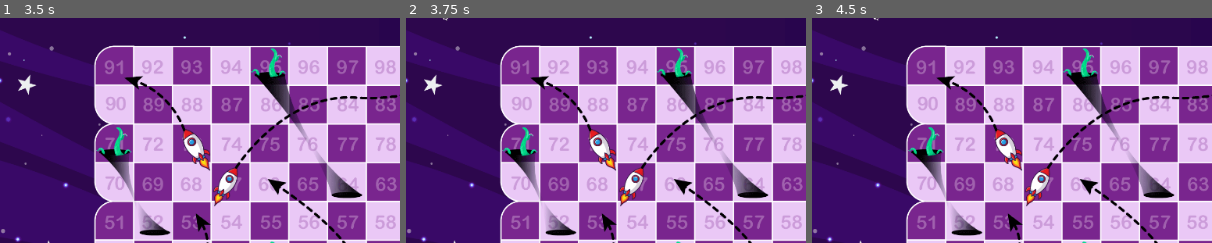
Above: before the commit, frames 1-3 (left to right).
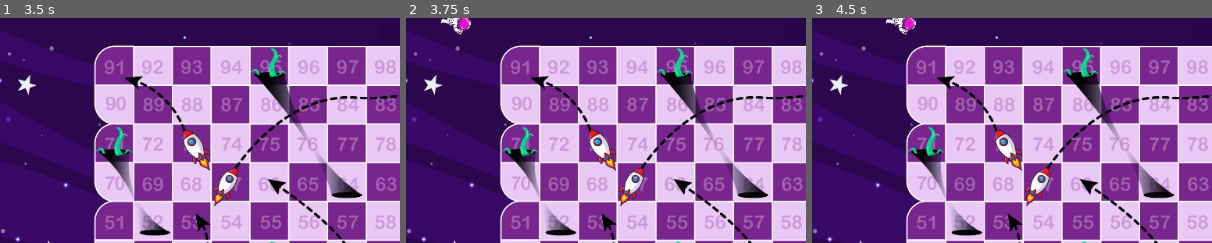
Above: after the commit, the same moments.

Repository: carrilloycardenas/Carrera-espacial
Game: Godot game, scene res://tablero/tablero.tscn
Two runs of this game, one before a commit and one after it. Both use one fixed random seed, a clock stepped at 60 frames per second and the inputs below. The project has no main scene, so this scene is started directly.
Inputs (mouse positions are % of the whole screen's width and height, from its top left):
- Up to frame 1 (3.5 s): click (81, 91) at 0.5 s; click (86, 9) at 1.25 s; click (80, 9) at 2 s; tap Enter at 2.75 s; hold Right (ui_right) from 2.78 s (still down)
- Up to frame 2 (3.75 s): tap Space at 3.5 s; release Right (ui_right) at 3.53 s; hold Down (ui_down) from 3.53 s (still down)
- Up to frame 3 (4.5 s): tap Enter at 4.25 s; release Down (ui_down) at 4.28 s; hold Right (ui_right) from 4.28 s (still down)
The pictures show only the part of the screen within x 0-50%, y 0-50%; the shares and areas given below are measured in that part.

Frame 1 is identical in both runs. In frame 2, 0.3% of the frame differs, in the area x 8-17%, y 0-8%; in frame 3, 0.3%, in the area x 15-26%, y 0-8%.

Commit message:
50 pixels jump

Diff:
--- a/sprites/astro1.gd
+++ b/sprites/astro1.gd
@@ -9,16 +9,16 @@
 # Called when the node enters the scene tree for the first time.
 func _input(event):
 	if event.is_action_pressed("ui_right"):
-		currPos[0] += 32
+		currPos[0] += 50
 		get_node("Sprite").look_at(self.position + Vector2(1,0))
 	elif event.is_action_pressed("ui_left"):
-		currPos[0] -= 32
+		currPos[0] -= 50
 		get_node("Sprite").look_at(self.position + Vector2(-1,0))
 	elif event.is_action_pressed("ui_up"):
-		currPos[1] -= 32
+		currPos[1] -= 50
 		get_node("Sprite").look_at(self.position + Vector2(0,-1))
 	elif event.is_action_pressed("ui_down"):
-		currPos[1] += 32
+		currPos[1] += 50
 		get_node("Sprite").look_at(self.position + Vector2(0,1))
 
 	self.position = Vector2(currPos[0], currPos[1])
